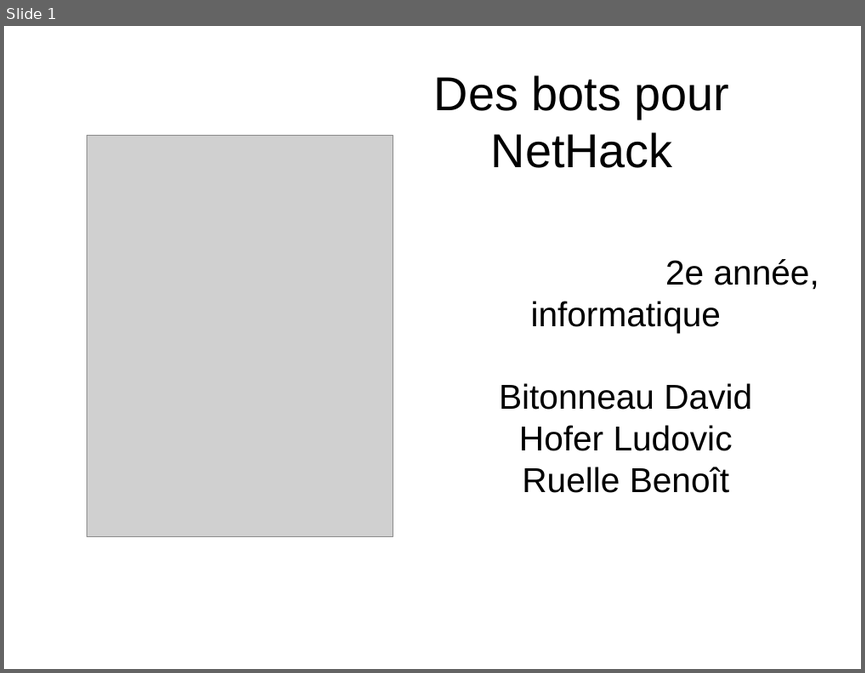
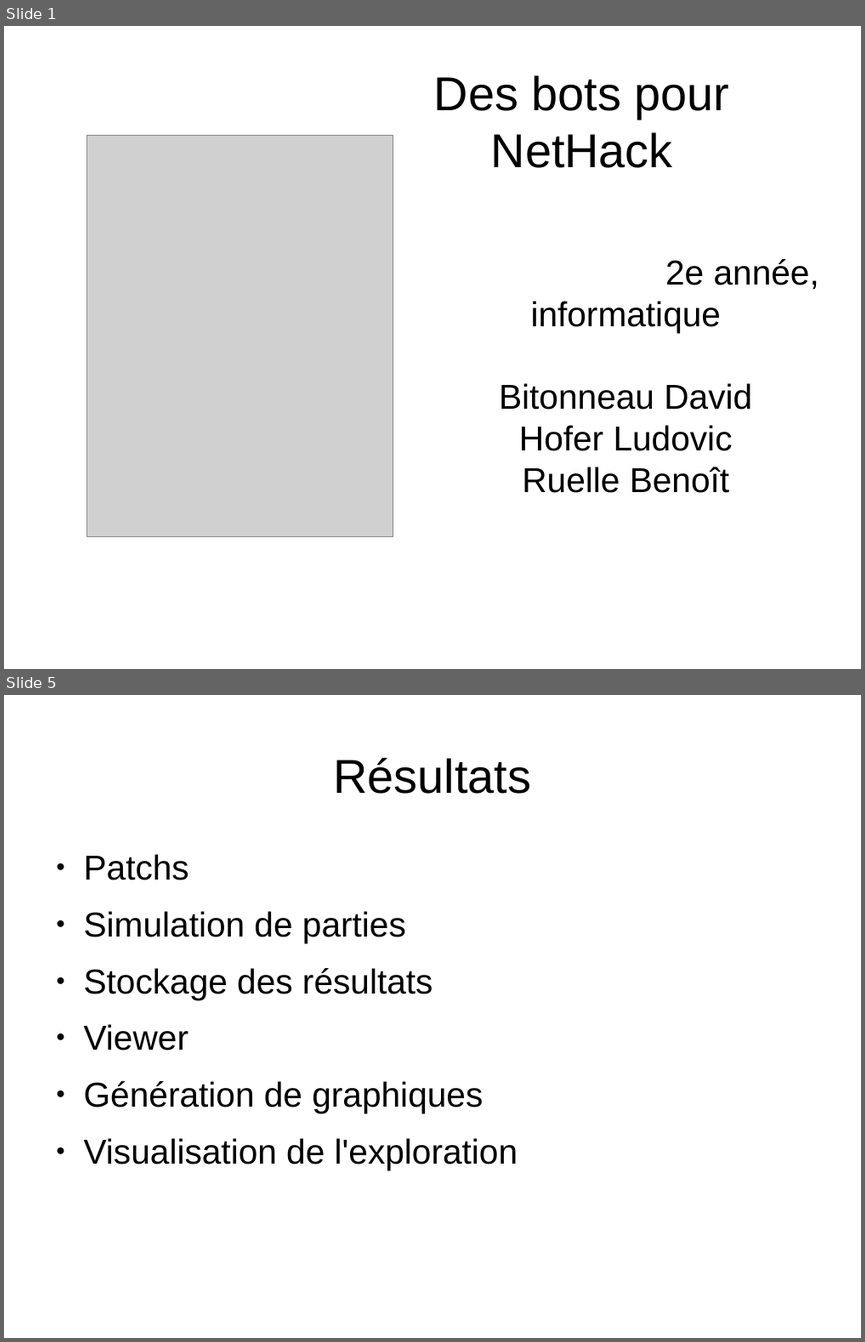
Before and after one commit to medrimonia/PFA-Nethack, a slide deck: papers/soutenance/soutenance.odp. Shown one above the other, each under a label of ours: slide 1 before the commit, slides 1 and 5 after it; the slides between them are not shown. The pictures are 865x673 and 865x1342 pixels, drawn with LibreOffice and Linux fonts; fonts in the diff are those of the drawing; grey boxes stand for pictures. Boxes give left, top, right and bottom in pixels: in the first picture for what was removed or moved away, otherwise in the second. Text is boxed around its words. In the diff, an @@ line names an element or a change of style, - is before the commit and + after.

```diff
--- a/papers/soutenance/soutenance.odp
+++ b/papers/soutenance/soutenance.odp
@@ slide 5 added at bbox=[4, 695, 861, 1338], background #FFFFFF @@
@@ title added at bbox=[333, 758, 531, 794], 44 pt, text #000000 @@
+Résultats
@@ text added at bbox=[84, 854, 517, 1170], 32 pt, text #000000 @@
+● Patchs
+● Simulation de parties
+● Stockage des résultats
+● Viewer
+● Génération de graphiques
+● Visualisation de l'exploration
```
Also in this commit, not shown: 3 other slides added.
